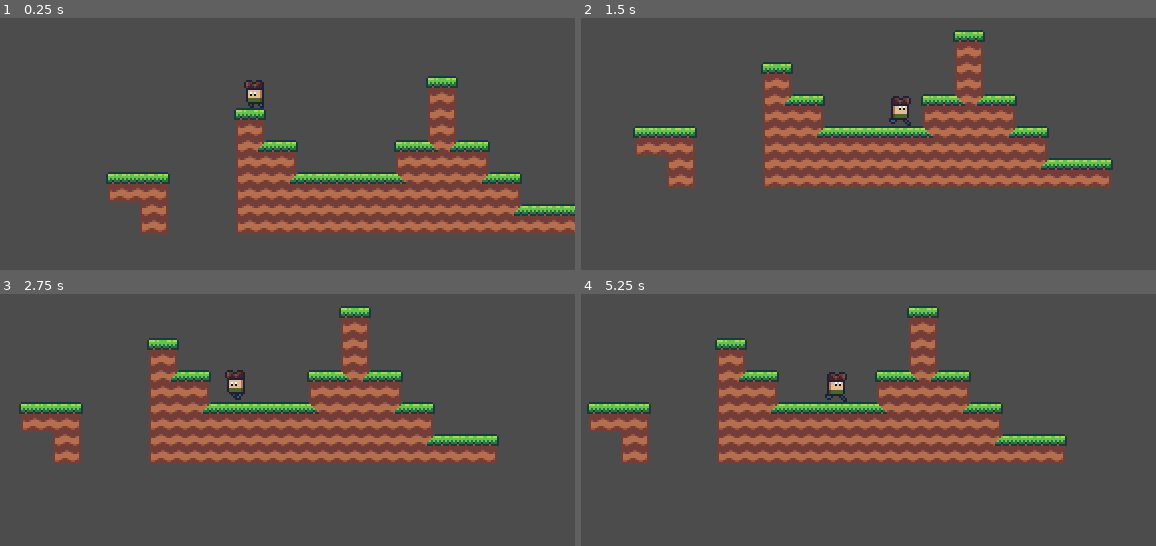
Above: before the commit, frames 1-4 (two rows, left to right).
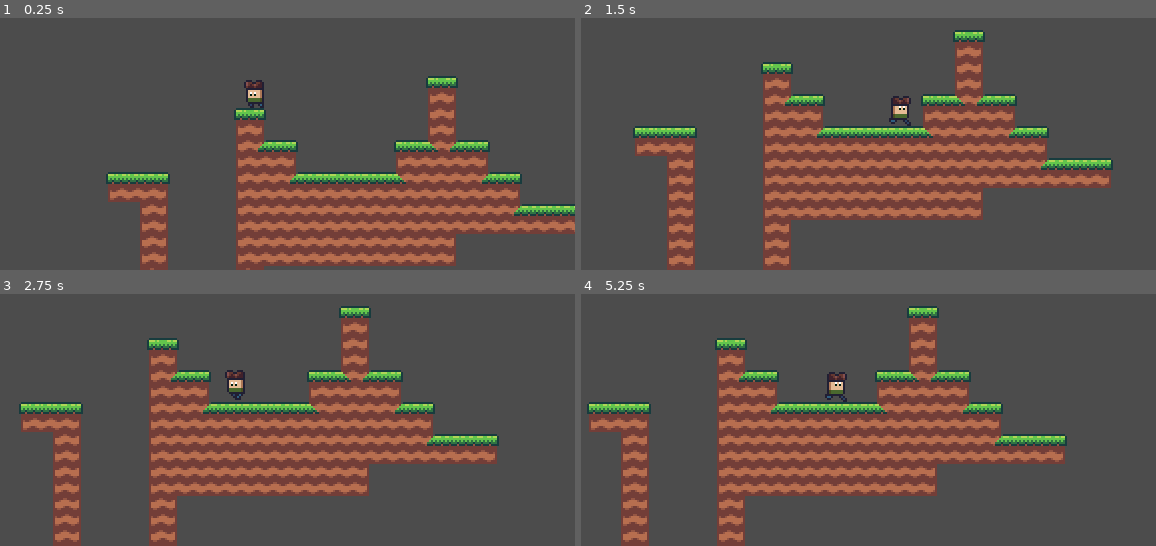
Above: after the commit, the same moments.

Repository: jasonrobwebster/Cave
Game: Godot game, scene res://scenes/debug.tscn
The game is run twice, just before and just after one commit, with the same random seed, the same clock (stepped at 60 frames per second) and the same inputs.
Inputs:
- Up to frame 1 (0.25 s): no input
- Up to frame 2 (1.5 s): tap Enter at 0.5 s; hold Right (ui_right) from 0.53 s (still down); tap Space (jump) at 0.77 s
- Up to frame 3 (2.75 s): tap Space (jump) at 1.52 s; release Right (ui_right) at 2.03 s; hold Left (ui_left) from 2.03 s (still down)
- Up to frame 4 (5.25 s): release Left (ui_left) at 2.78 s; hold Right (ui_right) 2.78-4.28 s; tap Space (jump) at 3.02, 3.77, 4.25, 4.52 s; hold Left (ui_left) 4.28-5.03 s; hold Right (ui_right) from 5.03 s (still down)

The runs differ from the first frame. In frame 1, 5.6% of the frame differs, in the area x 24-80%, y 85-100%; in frame 2, 7.4%, in the area x 14-70%, y 67-100%; in frame 3, 7.4%; in frame 4, 7.4%.
Error in both runs: Invalid set index 'health' (on base: 'KinematicBody2D (Player.gd)') with value of type 'Nil'. (res://player/Player.gd:23)

Commit message:
added/changed scenes for testing

Diff:
--- a/scenes/debug.tscn
+++ b/scenes/debug.tscn
@@ -1,8 +1,9 @@
-[gd_scene load_steps=4 format=2]
+[gd_scene load_steps=5 format=2]
 
 [ext_resource path="res://player/Player.tscn" type="PackedScene" id=1]
 [ext_resource path="res://tiles/grasstiles/GrassTileMap.tscn" type="PackedScene" id=2]
 [ext_resource path="res://tiles/crystal/CrystalTimeMap.tscn" type="PackedScene" id=3]
+[ext_resource path="res://ui/PauseMenu.tscn" type="PackedScene" id=4]
 
 [node name="debug" type="Node2D"]
 
@@ -13,7 +14,7 @@
 remote_path = NodePath("../../Camera2D")
 
 [node name="GrassTileMap" parent="." instance=ExtResource( 2 )]
-tile_data = PoolIntArray( 262154, 2, 3, 327684, 2, 3, 327690 …(245 unchanged characters)… 63, 2, 131077, 458764, 2, 2, 524289, 2, 131075, 524292, 2, 131072, 524293, 2, 131073, 524294, 2, 131073, 524295, 2, 131073, 524296, 2, 131073, 524297, 2, 131073, 524298, 2, 131073, 524299, 2, 131073, 524300, 2, 196613, 524301, 2, 196609, 524302, 2, 196610 )
+tile_data = PoolIntArray( 262154, 2, 3, 327684, 2, 3, 327690 …(245 unchanged characters)… 63, 2, 131077, 458764, 2, 2, 524289, 2, 65539, 524292, 2, 65536, 524293, 2, 65537, 524294, 2, 65537, 524295, 2, 65537, 524296, 2, 65537, 524297, 2, 65537, 524298, 2, 65541, 524299, 2, 131073, 524300, 2, 196613, 524301, 2, 196609, 524302, 2, 196610, 589825, 2, 65539, 589828, 2, 65540, 589829, 2, 131073, 589830, 2, 131073, 589831, 2, 131073, 589832, 2, 131073, 589833, 2, 131073, 589834, 2, 131074, 655361, 2, 65539, 655364, 2, 65539, 720897, 2, 131075, 720900, 2, 131075, 851969, 2, 196611, 851972, 2, 196611 )
 
 [node name="CrystalTimeMap" parent="." instance=ExtResource( 3 )]
 
@@ -22,3 +23,8 @@
 current = true
 drag_margin_h_enabled = true
 drag_margin_v_enabled = true
+
+[node name="UI" type="CanvasLayer" parent="."]
+
+[node name="PauseMenu" parent="UI" instance=ExtResource( 4 )]
+visible = false
--- /dev/null
+++ b/scenes/debugGrassLevel.tscn
@@ -0,0 +1,13 @@
+[gd_scene load_steps=3 format=2]
+
+[ext_resource path="res://modular/RandomWalker.tscn" type="PackedScene" id=1]
+[ext_resource path="res://ui/PauseMenu.tscn" type="PackedScene" id=2]
+
+[node name="Node2D" type="Node2D"]
+
+[node name="RandomWalker" parent="." instance=ExtResource( 1 )]
+
+[node name="CanvasLayer" type="CanvasLayer" parent="."]
+
+[node name="PauseMenu" parent="CanvasLayer" instance=ExtResource( 2 )]
+visible = false
